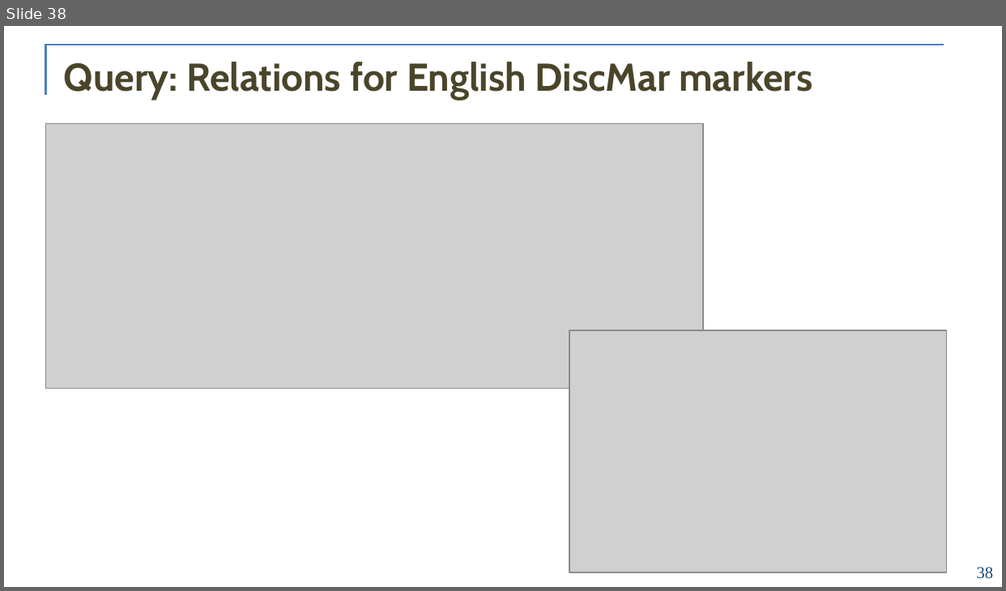
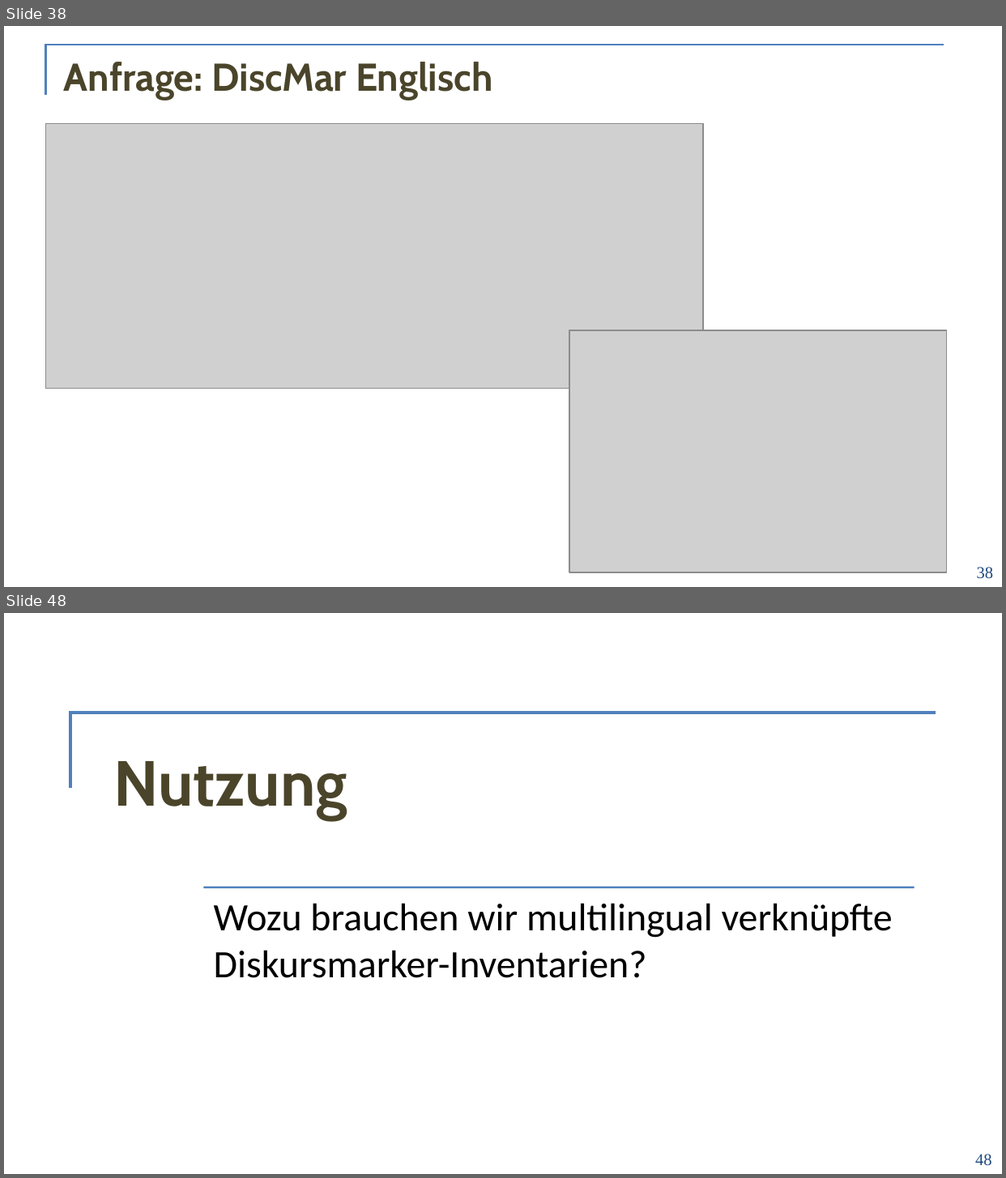
Before and after one commit to acoli-repo/rdf4discourse, a slide deck: doc/vortrag-formatted.pptx. Shown one above the other, each under a label of ours: slide 38 before the commit, slides 38 and 48 after it; the slides between them are not shown. The pictures are 1006x591 and 1006x1178 pixels, drawn with LibreOffice and Linux fonts; fonts in the diff are those of the drawing; grey boxes stand for pictures; background and template pictures are left out. Boxes give left, top, right and bottom in pixels: in the first picture for what was removed or moved away, otherwise in the second. Text is boxed around its words. In the diff, an @@ line names an element or a change of style, - is before the commit and + after.

```diff
--- a/doc/vortrag-formatted.pptx
+++ b/doc/vortrag-formatted.pptx
@@ slide 48 added at [4,613,1002,1174], background #FFFFFF @@
@@ freeform shape added at [71,713,936,788], outline #4F81BD 2 pt @@
@@ title added at [114,761,348,820], 46 pt, text #4A452A, bold @@
+Nutzung
@@ line added from (203, 888) to (914, 888), #4F81BD 1.5 pt @@
@@ subtitle added at [214,903,893,978], 28 pt, text #000000 @@
+Wozu brauchen wir multilingual verknüpfte Diskursmarker-Inventarien?
@@ page number added at [975,1154,991,1166], 12 pt, text #1F497D @@
+48
@@ slide 38 changed as well @@
@@ title at [64,62,492,100]: text changed @@
-Query: Relations for English DiscMar markers
+Anfrage: DiscMar Englisch
```
Also in this commit, not shown: 14 other slides changed, 39 other slides added, 9 slides removed.
